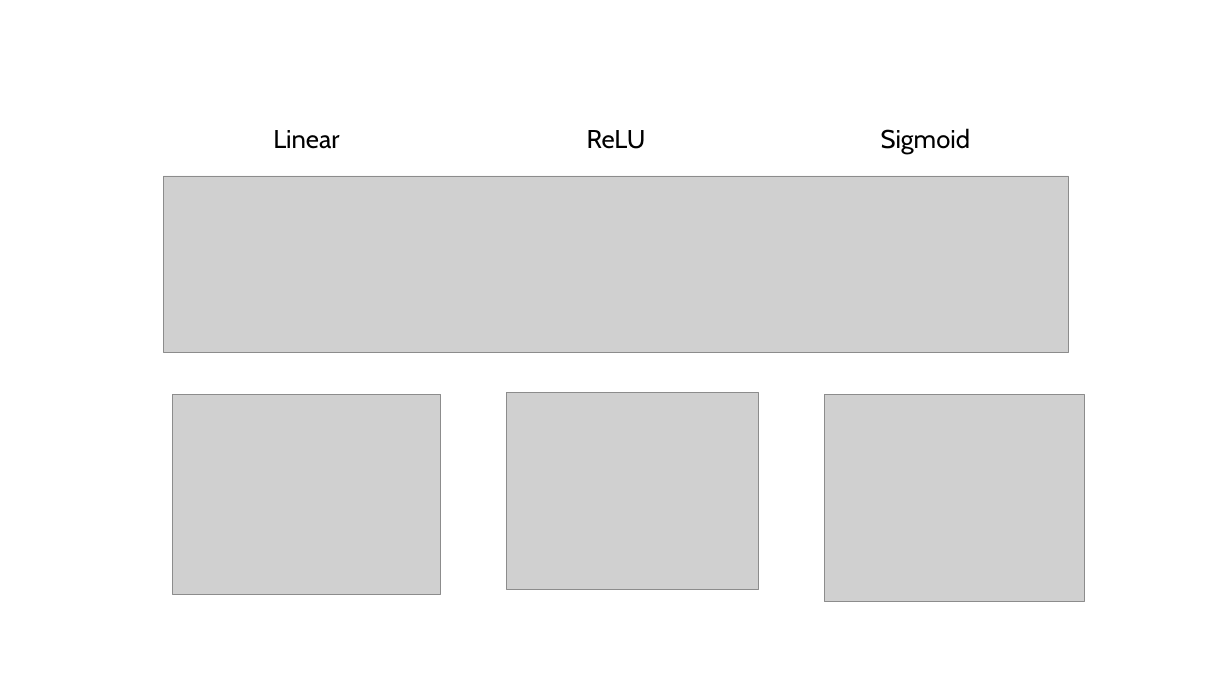
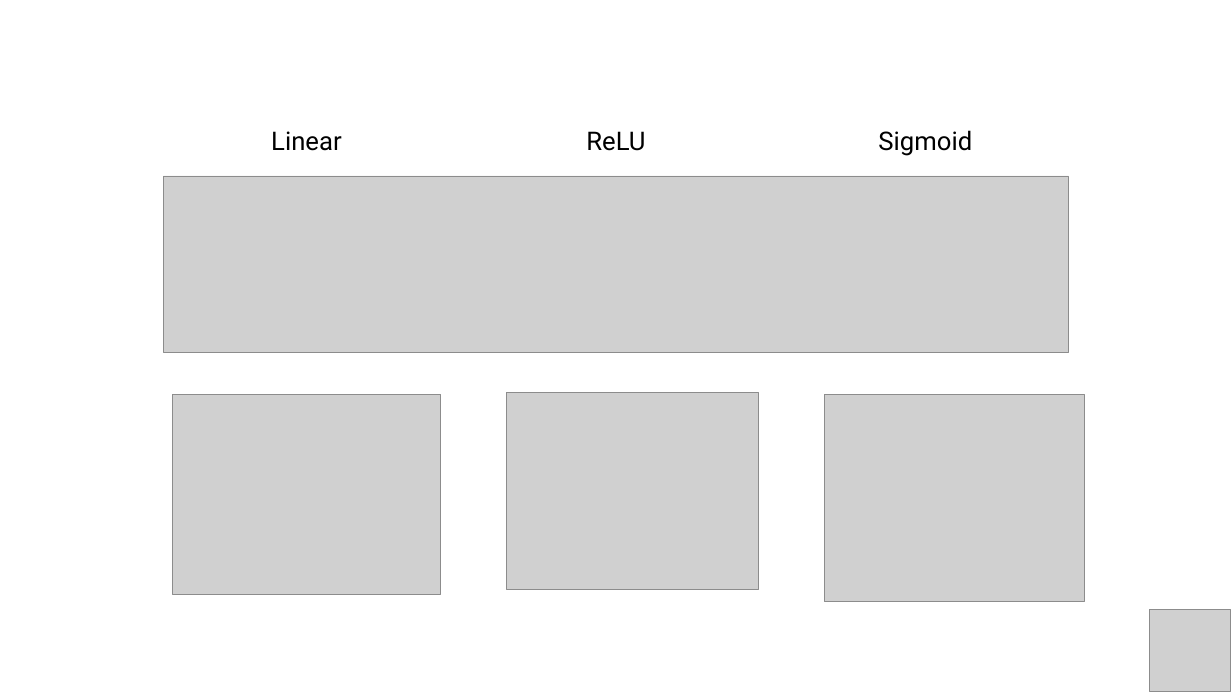
Before and after one commit to PracticumAI/deep_learning, a slide deck: slide 8 of presentations/02.2_activation_functions.pptx. Drawn at 1232x693 pixels with LibreOffice and Linux fonts; fonts in the diff are those of the drawing; grey boxes stand for pictures. Boxes give left, top, right and bottom in pixels: in the first picture for what was removed or moved away, otherwise in the second. Text is boxed around its words. In the diff, an @@ line names an element or a change of style, - is before the commit and + after.

```diff
--- a/presentations/02.2_activation_functions.pptx
+++ b/presentations/02.2_activation_functions.pptx
@@ font Cabin to Roboto in 3 elements at (271,131,342,151), (586,131,645,151), (878,130,972,156) @@
@@ picture added at (1150,610,1231,692) @@
```
Also in this commit, not shown: 10 other slides changed, 2 slides added, 2 slides removed, 3 other files.
